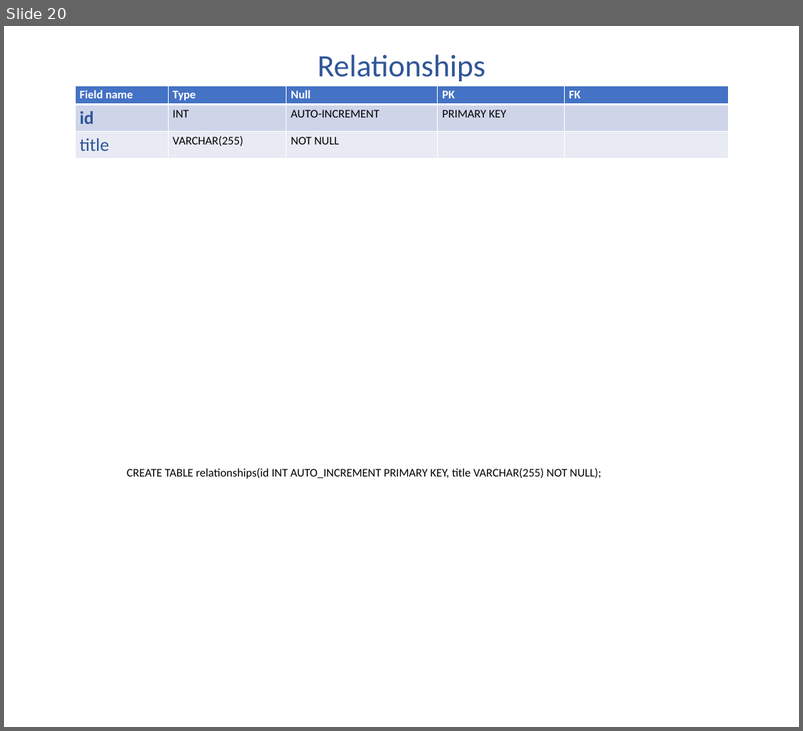
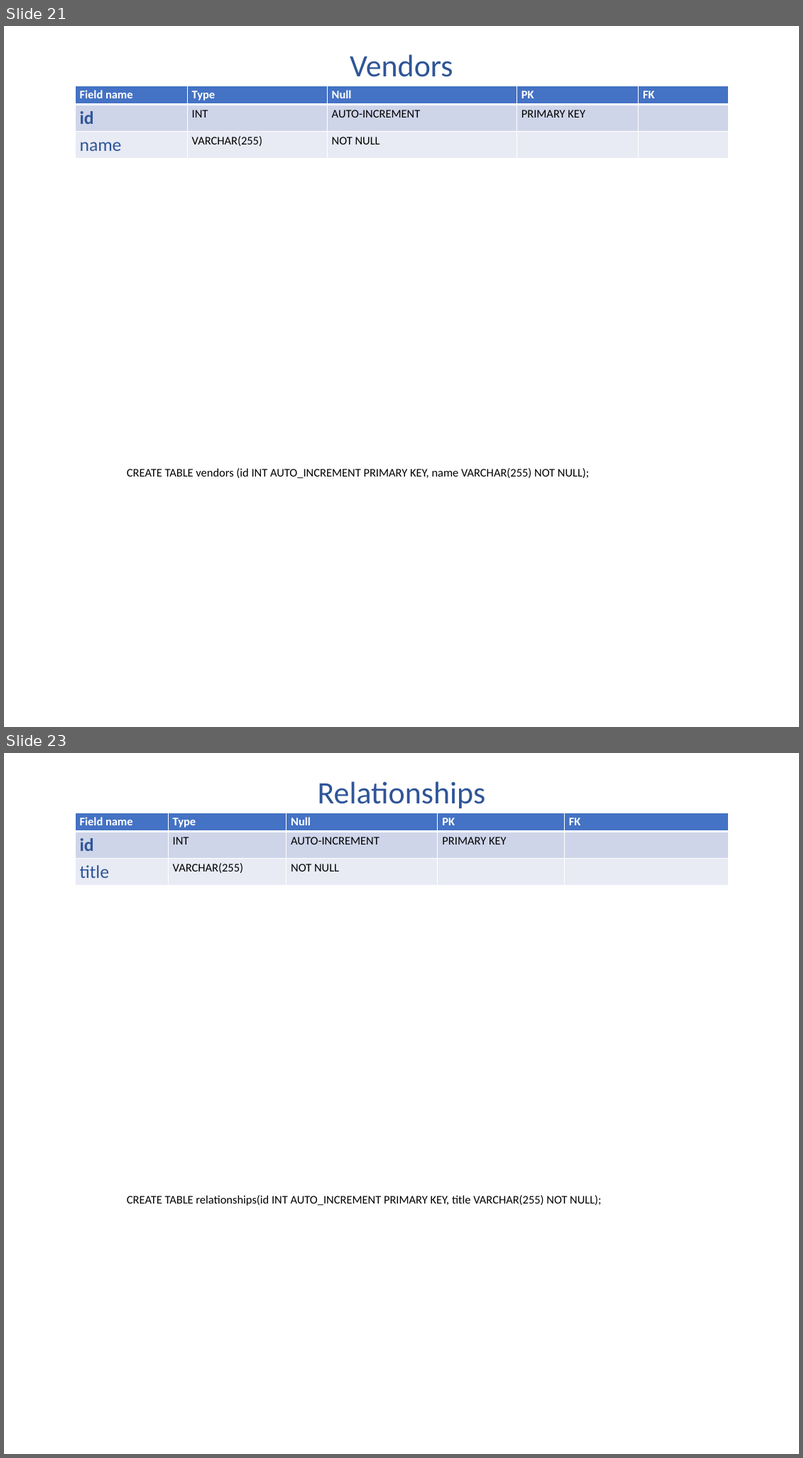
Before and after one commit to thekakester/mortechjobs, a slide deck: sql-tables.pptx. Shown one above the other, each under a label of ours: slide 20 before the commit, slides 21 and 23 after it; the slides between them are not shown. The pictures are 803x731 and 803x1458 pixels, drawn with LibreOffice and Linux fonts; fonts in the diff are those of the drawing. Boxes give left, top, right and bottom in pixels: in the first picture for what was removed or moved away, otherwise in the second. Text is boxed around its words. In the diff, an @@ line names an element or a change of style, - is before the commit and + after.

```diff
--- a/sql-tables.pptx
+++ b/sql-tables.pptx
@@ slide 21 added at [4,26,799,727], background #FFFFFF @@
@@ text added at [350,54,453,77], 48 pt, text #2F5597 @@
+Vendors
@@ table added at [75,86,728,171], 3 rows, 5 columns @@
+Field name | Type | Null | PK | FK
+id | INT | AUTO-INCREMENT | PRIMARY KEY | 
+name | VARCHAR(255) | NOT NULL |  | 
@@ text added at [127,468,589,479], 18 pt, text #000000 @@
+CREATE TABLE vendors (id INT AUTO_INCREMENT PRIMARY KEY, name VARCHAR(255) NOT NULL);
@@ what was slide 20 is now slide 23 @@
```
Also in this commit, not shown: 18 slides changed, 2 other slides added, 44 other files.
